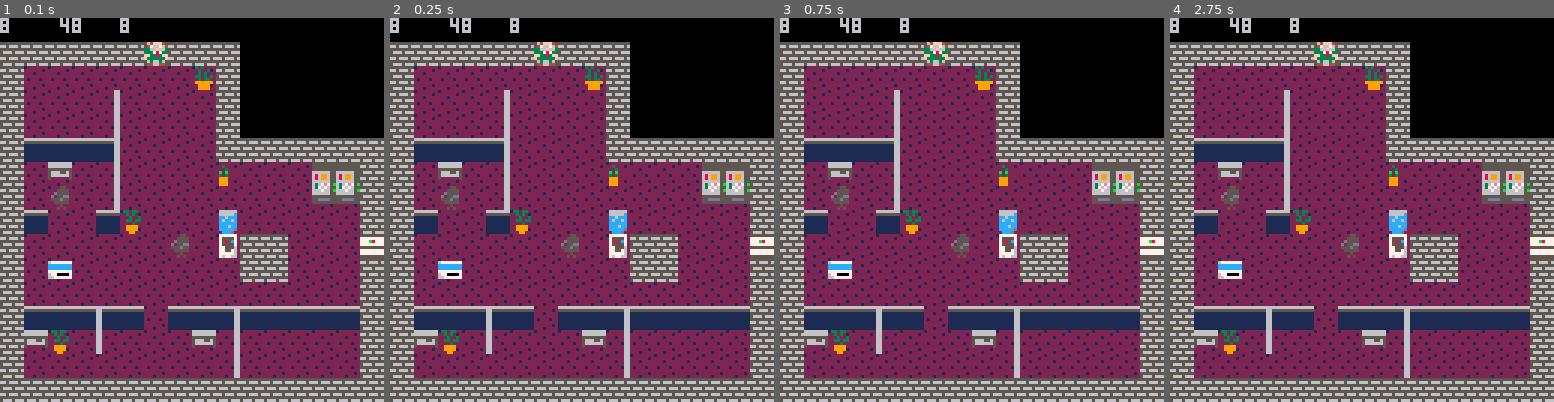
Above: before the commit, frames 1-4 (left to right).
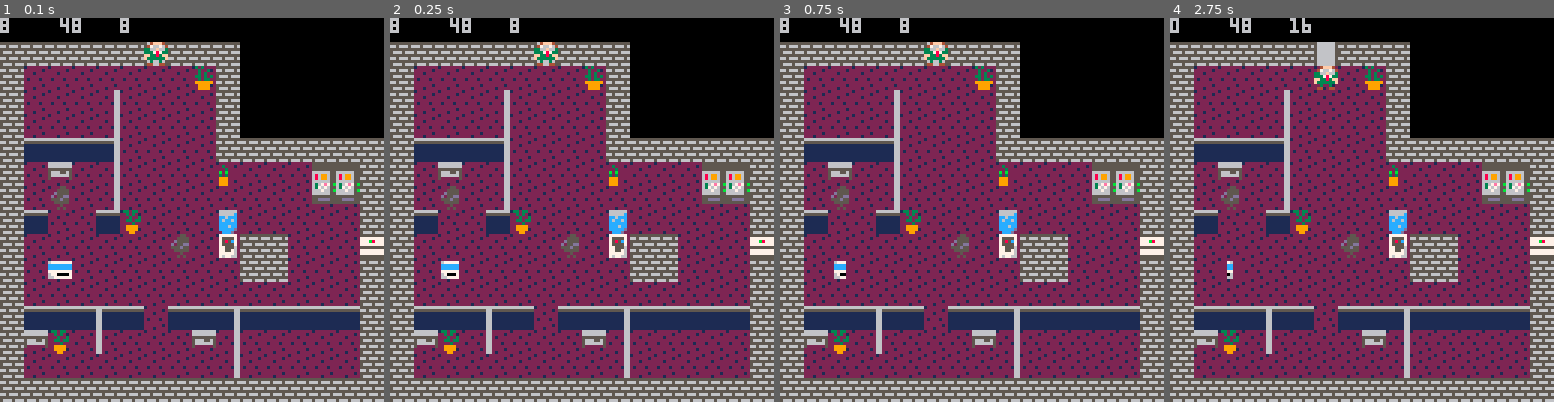
Above: after the commit, the same moments.

Repository: ojlyons/GameDesignProject
Game: PICO-8 cartridge art.p8
Two runs of this game, one before a commit and one after it. Both use one fixed random seed, a clock stepped at 60 frames per second and the inputs below.
Inputs:
- Up to frame 1 (0.1 s): no input
- Up to frame 2 (0.25 s): no input
- Up to frame 3 (0.75 s): tap O (Z key) at 0.7 s
- Up to frame 4 (2.75 s): hold Right 1.6-2.1 s; tap O (Z key) at 1.7, 2.1, 2.5 s; hold Up 2.15-2.42 s; hold Right from 2.47 s (still down)

Frame 1 is identical in both runs. In frame 2, 0.1% of the frame differs, in the area x 12-19%, y 63-68%; in frame 3, 0.2%; in frame 4, 0.9%, in the area x 0-44%, y 0-68%.

Commit message:
Added card animations as well

Diff:
--- a/art.p8
+++ b/art.p8
@@ -13,7 +13,7 @@
 sprites = {}
 --sprite values
 chair = 37 --value of center chair, down is two less, left is one less, right is one more, up is two more
-card = 54
+card = {59,60,61,62,63,64,65,66}
 closedvertelevator = 25
 closedsideelevator = 26
 closed_elevators = {25, 42}
@@ -24,6 +24,8 @@
 level_status = 2 --meanings: 0 -> level is not over, 1 -> entering elevator, 2 -> load level, 3 -> leaving elevator
 cards_found = 0
 e_loc = {48, 8} --location of elevator currently being entered or exited, or the location of the elevator the current level was entered through
+card_locs = {}
+spindir = 1
 timer = 0
 
 function fillsprites()
@@ -32,6 +34,9 @@
   for y=0,31 do
    local c=mget(x,y)
    sprites[x][y]=c
+   if c == 59 then
+    add(card_locs, {x, y})
+   end
   end
  end
 end
@@ -46,7 +51,6 @@
 end
 
 function level_change()
- timer+=1
  if level_status == 1 then
   enter_elevator()
  elseif level_status == 2 then
@@ -107,6 +111,23 @@
  level_status = 0
 end
 
+function spin_cards()
+ for loc in all(card_locs) do
+  if spindir == 0 then
+   spindir = 1
+  end
+  if sprites[loc[1]][loc[2]] == 59 then
+   spindir = 1
+  elseif sprites[loc[1]][loc[2]] == 66 then
+   spindir = -1
+  elseif sprites[loc[1]][loc[2]] < 59 or sprites[loc[1]][loc[2]] > 66 then
+   del(card_locs, loc)
+   spindir = 0
+  end
+  sprites[loc[1]][loc[2]] += spindir
+ end
+end
+
 function move(dx,dy)
  local tx = px
  local ty = py
@@ -124,9 +145,10 @@
    return 0
   end
 
- elseif sprites[(tx+dx)/8][(ty+dy)/8] == card then --keycard
+ elseif contains(card, sprites[(tx+dx)/8][(ty+dy)/8]) then --keycard
   cards_found += 1
   sprites[(tx+dx)/8][(ty+dy)/8]=background
+  del(card_locs, {tx+dx/8, ty+dy/8})
   return dx+dy
 
  elseif sprites[(tx+dx)/8][(ty+dy)/8] == enemy then --enemy
@@ -140,6 +162,7 @@
    level += 1
    level_status = 1
    e_loc={tx+dx, ty+dy}
+   timer = 0
   end
   return 0
  end
@@ -152,9 +175,13 @@
 end
 
 function _update()
-
+ timer += 1
  if movetimer > 0 then
   movetimer -= 1
+ end
+
+ if timer % 8 == 0 then
+  spin_cards()
  end
 
  if level_status > 0 then
@@ -244,22 +271,22 @@
 66111111111111111111116625555522225555522255555225555522255555227777777667722222577757755777577557756575575666555666666500000000
 66111111111111111111116622252212222252122222522222252212222522127777777777722212577757755777577557756575575666555666666500000000
 66111111111111111111116622515222222525222225252222515222225152222521222225212222577757755777577557756575575666555666666500000000
-662222220000000012222266044ff440004fff400000000012222222133233221323222212222222000000001222222212222222122222221222222200000000
-66222212000000002222226604f55f40047667640000000067777777223232122232231222322212000000006777777726777772226777222226722200000000
-662122220000000022212266316666133366f66300000000cccccccc22232232223232222223222200000000cccccccc2cccccc222cccc22222cc22200000000
-66222222000000002222226633ffff333337873300000000cccccccc22332332233232322b2b222200000000cccccccc2cccccc222cccc22222cc22200000000
-66222122000000002122216633333333ff3383ff0000000077777777222232222232332223232222000000007777777727777772227777222227722200000000
-662222220000000022222266ff3333fff333333f0000000067700007229999222999999229992222000000006770000726700072226007222226022200000000
-662222120000000022222266f333333f003003000000000066777777229999122299991229992212000000006677777726677772226677222226622200000000
-66212222000000002221226600300300044004400000000022212222222992222299992229992222000000002221222222212222222122222221222200000000
-00000000000000000000000000000000000000000000000000000000000000000000000000000000000000000000000000000000000000000000000000000000
-00000000000000000000000000000000000000000000000000000000000000000000000000000000000000000000000000000000000000000000000000000000
-00000000000000000000000000000000000000000000000000000000000000000000000000000000000000000000000000000000000000000000000000000000
-00000000000000000000000000000000000000000000000000000000000000000000000000000000000000000000000000000000000000000000000000000000
-00000000000000000000000000000000000000000000000000000000000000000000000000000000000000000000000000000000000000000000000000000000
-00000000000000000000000000000000000000000000000000000000000000000000000000000000000000000000000000000000000000000000000000000000
-00000000000000000000000000000000000000000000000000000000000000000000000000000000000000000000000000000000000000000000000000000000
-00000000000000000000000000000000000000000000000000000000000000000000000000000000000000000000000000000000000000000000000000000000
+662222220000000012222266044ff440004fff400000000012222222133233221323222212222222000000001222222212222222122222221222222212222222
+66222212000000002222226604f55f40047667640000000067777777223232122232231222322212000000006777777726777772226777222226722222276222
+662122220000000022212266316666133366f66300000000cccecccc22232232223232222223222200000000cccccccc2cccccc222cccc22222cc222222cc222
+66222222000000002222226633ffff333337873300000000ccceeeee22332332233232322b2b222200000000cccccccc2cccccc222cccc22222cc222222cc222
+66222122000000002122216633333333ff3383ff00000000777eee7e222232222232332223232222000000007777777727777772227777222227722222277222
+662222220000000022222266ff3333fff333333f000000006770eeee229999222999999229992222000000006770000726700072226700222226022222206222
+662222120000000022222266f333333f003003000000000066777777229999122299991229992212000000006677777726677772226677222226622222266222
+66212222000000002221226600300300044004400000000022212222222992222299992229992222000000002221222222212222222122222221222222212222
+12222222122222221222222200000000000000000000000000000000000000000000000000000000000000000000000000000000000000000000000000000000
+22777622277777627777777600000000000000000000000000000000000000000000000000000000000000000000000000000000000000000000000000000000
+22cccc222cccccc2cccccccc00000000000000000000000000000000000000000000000000000000000000000000000000000000000000000000000000000000
+22cccc222cccccc2cccccccc00000000000000000000000000000000000000000000000000000000000000000000000000000000000000000000000000000000
+22777722277777727777777700000000000000000000000000000000000000000000000000000000000000000000000000000000000000000000000000000000
+22700622270007627000077600000000000000000000000000000000000000000000000000000000000000000000000000000000000000000000000000000000
+22776622277776627777776600000000000000000000000000000000000000000000000000000000000000000000000000000000000000000000000000000000
+22212222222122222221222200000000000000000000000000000000000000000000000000000000000000000000000000000000000000000000000000000000
 00000000000000000000000000000000000000000000000000000000000000000000000000000000000000000000000000000000000000000000000000000000
 00000000000000000000000000000000000000000000000000000000000000000000000000000000000000000000000000000000000000000000000000000000
 00000000000000000000000000000000000000000000000000000000000000000000000000000000000000000000000000000000000000000000000000000000
@@ -350,20 +377,20 @@
 00000000000000000000000000000000000000000000000000000000000000000000000000000000000000000000000000000000000000000000000000000000
 
 __gff__
-0000010101010404000000010000010000010101000000000008080808080100010101040404040401010808080808000100010000000401010100040404040000000000000000000000000000000000000000000000000000000000000000000000000000000000000000000000000000000000000000000000000000000000
+0000010101010404000000010000010000010101000000000008080808080100010101040404040401010808080808000100010000000401010100040404040404040400000000000000000000000000000000000000000000000000000000000000000000000000000000000000000000000000000000000000000000000000
 0000000000000000000000000000000000000000000000000000000000000000000000000000000000000000000000000000000000000000000000000000000000000000000000000000000000000000000000000000000000000000000000000000000000000000000000000000000000000000000000000000000000000000
 __map__
 0101010101010101010101010101010101010101010101010101010101010101010101010101010101010101010101010101010101010101000000000000000000000000000000000000000000000000000000000000000000000000000000000000000000000000000000000000000000000000000000000000000000000000
 1111111111112e11111101010101010101010101010111111111111111111111111111110101010101010101111116110101010101010101000000000000000000000000000000000000000000000000000000000000000000000000000000000000000000000000000000000000000000000000000000000000000000000000
-1115151515151515381101010101010101010101010111152829151515151511111536110101010101010101110e15110101010101010101000000000000000000000000000000000000000000000000000000000000000000000000000000000000000000000000000000000000000000000000000000000000000000000000
-1115151532151515151101010101010101010101010111151515151515361511112515110101010101010101111e15110101010101010101000000000000000000000000000000000000000000000000000000000000000000000000000000000000000000000000000000000000000000000000000000000000000000000000
+111515151515151538110101010101010101010101011115282915151515151111153b110101010101010101110e15110101010101010101000000000000000000000000000000000000000000000000000000000000000000000000000000000000000000000000000000000000000000000000000000000000000000000000
+11151515321515151511010101010101010101010101111515151515153b1511112515110101010101010101111e15110101010101010101000000000000000000000000000000000000000000000000000000000000000000000000000000000000000000000000000000000000000000000000000000000000000000000000
 1115151532151515151101010101010101010101010111151532151515151511111525110101010101010101111515110101010101010101000000000000000000000000000000000000000000000000000000000000000000000000000000000000000000000000000000000000000000000000000000000000000000000000
 1121212122151515151111111111111111111111111111212121152121212111111515111111111111111111111515110101010101010101000000000000000000000000000000000000000000000000000000000000000000000000000000000000000000000000000000000000000000000000000000000000000000000000
 111505153215151515391515150e0e1111251515151515151515251515151511111515153005153932151515251515110101010101010101000000000000000000000000000000000000000000000000000000000000000000000000000000000000000000000000000000000000000000000000000000000000000000000000
 111525153215151515151515151e1e1111152022152022151515151515152511111515153015151532151525151515110101010101010101000000000000000000000000000000000000000000000000000000000000000000000000000000000000000000000000000000000000000000000000000000000000000000000000
 1121151521371515150215151515151111152121152121151515151515390411111515152121212121151511111111110101010101010101000000000000000000000000000000000000000000000000000000000000000000000000000000000000000000000000000000000000000000000000000000000000000000000000
 111515151515152515121111151515191115151515151515151515151515151d111515151515151515151511010101010101010101010101000000000000000000000000000000000000000000000000000000000000000000000000000000000000000000000000000000000000000000000000000000000000000000000000
-1115361515151515151511111515151111152022152022381515151515151511111515152021221515151511010101010101010101010101000000000000000000000000000000000000000000000000000000000000000000000000000000000000000000000000000000000000000000000000000000000000000000000000
+11153b1515151515151511111515151111152022152022381515151515151511111515152021221515151511010101010101010101010101000000000000000000000000000000000000000000000000000000000000000000000000000000000000000000000000000000000000000000000000000000000000000000000000
 1115151515151515151515151515151111152121152121151515151515151511110215152105211515151511010101010101010101010101000000000000000000000000000000000000000000000000000000000000000000000000000000000000000000000000000000000000000000000000000000000000000000000000
 1121212120211521212221212121211111391515151515251515151520212111111215151525151515151511010101010101010101010101000000000000000000000000000000000000000000000000000000000000000000000000000000000000000000000000000000000000000000000000000000000000000000000000
 1105371530151515053215151515151111111111111111151515151530053711111515152015221515151511010101010101010101010101000000000000000000000000000000000000000000000000000000000000000000000000000000000000000000000000000000000000000000000000000000000000000000000000
